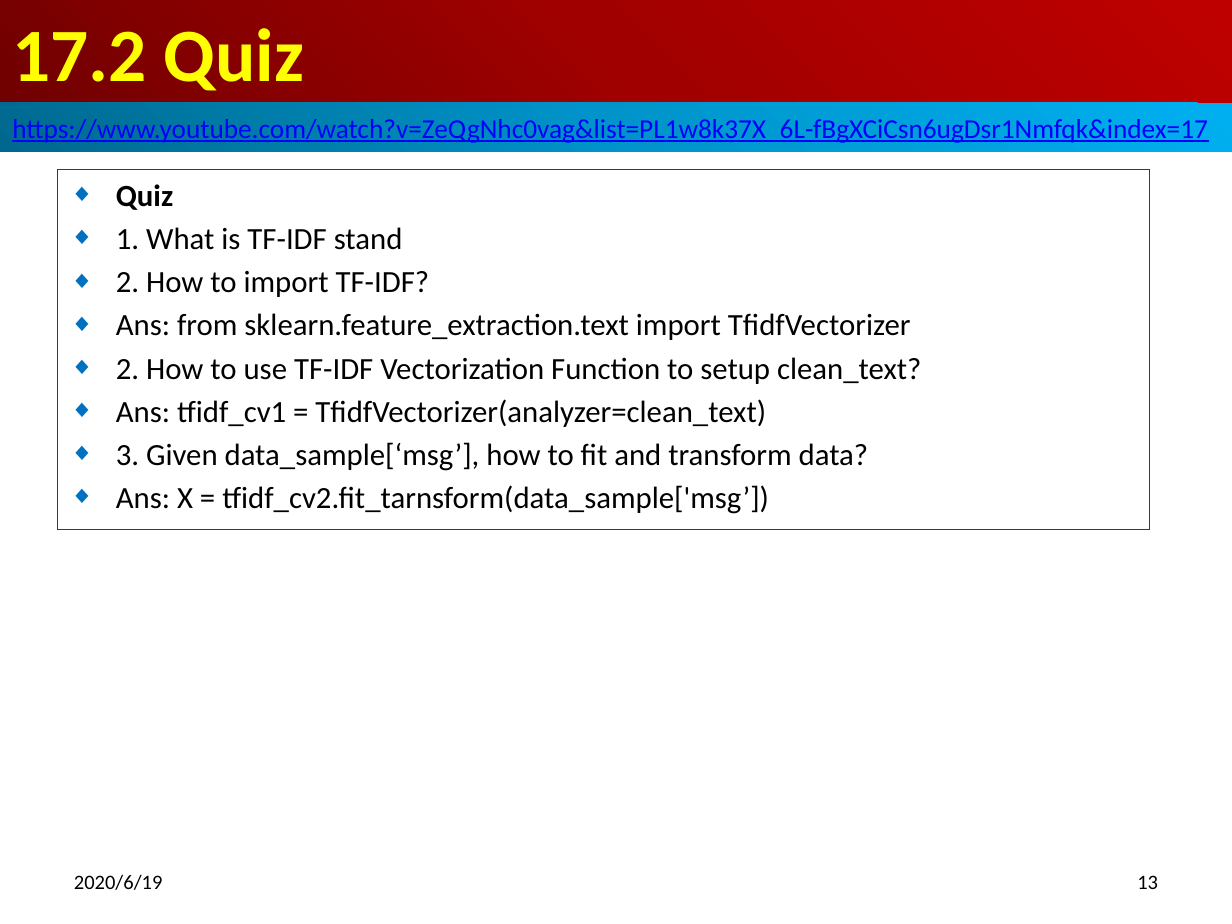
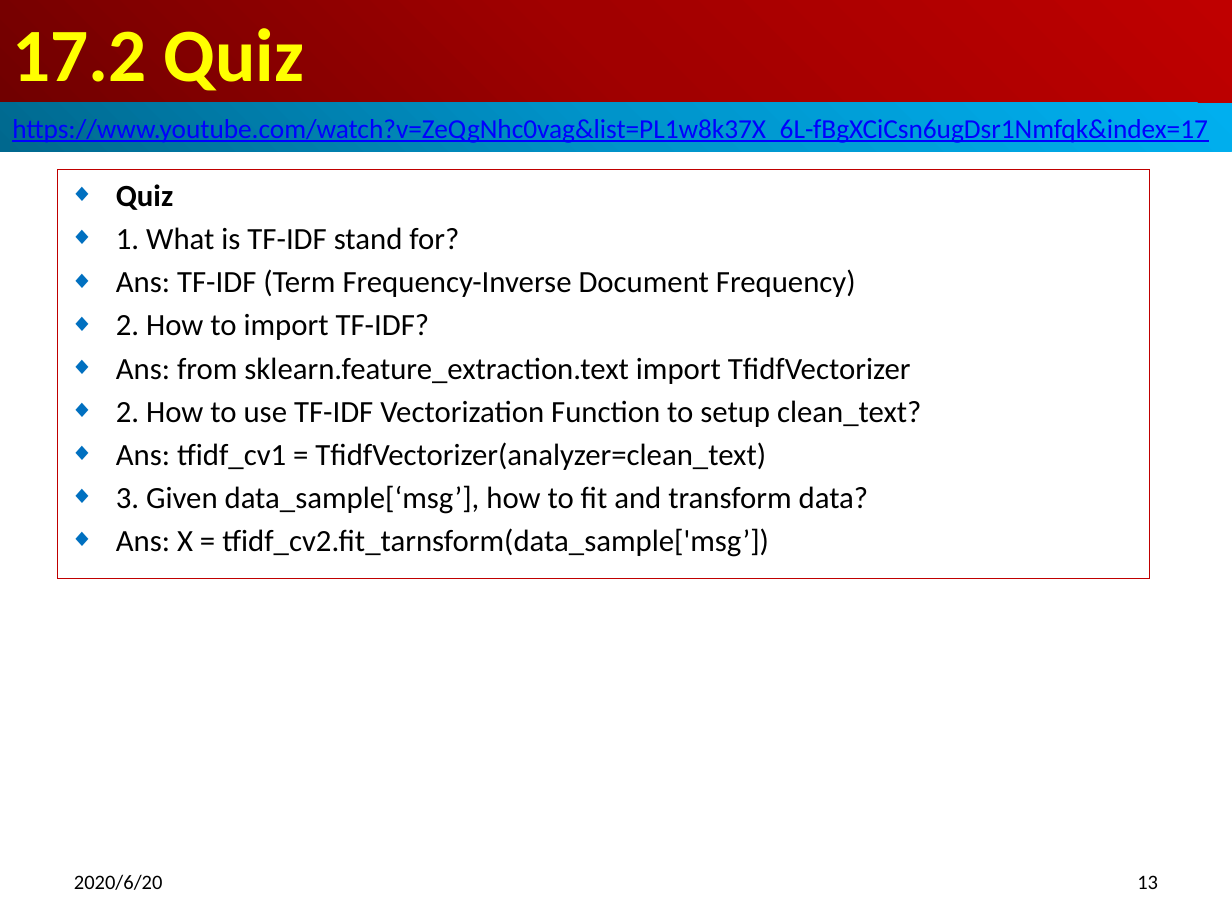
Before and after one commit to peterhchen/500_NLP_NLTK, a slide deck: slide 13 of 17_TfIdf.pptx. Drawn at 1232x924 pixels with LibreOffice and Linux fonts; fonts in the diff are those of the drawing. Boxes give left, top, right and bottom in pixels: in the first picture for what was removed or moved away, otherwise in the second. Text is boxed around its words. In the diff, an @@ line names an element or a change of style, - is before the commit and + after.

```diff
--- a/17_TfIdf.pptx
+++ b/17_TfIdf.pptx
@@ subtitle "Quiz": place and size @@
-subtitle "Quiz" at [58, 170, 1151, 530]
+subtitle "Quiz" at [58, 170, 1151, 579]
@@ subtitle at [116, 227, 856, 297]: text changed @@
-◆ 1. What is TF-IDF stand
+◆ 1. What is TF-IDF stand for?
+◆ Ans: TF-IDF (Term Frequency-Inverse Document Frequency)
@@ text at [74, 874, 163, 890]: text changed @@
-2020/6/19
+2020/6/20
```
Also in this commit, not shown: 13 other slides changed, 4 other files.
